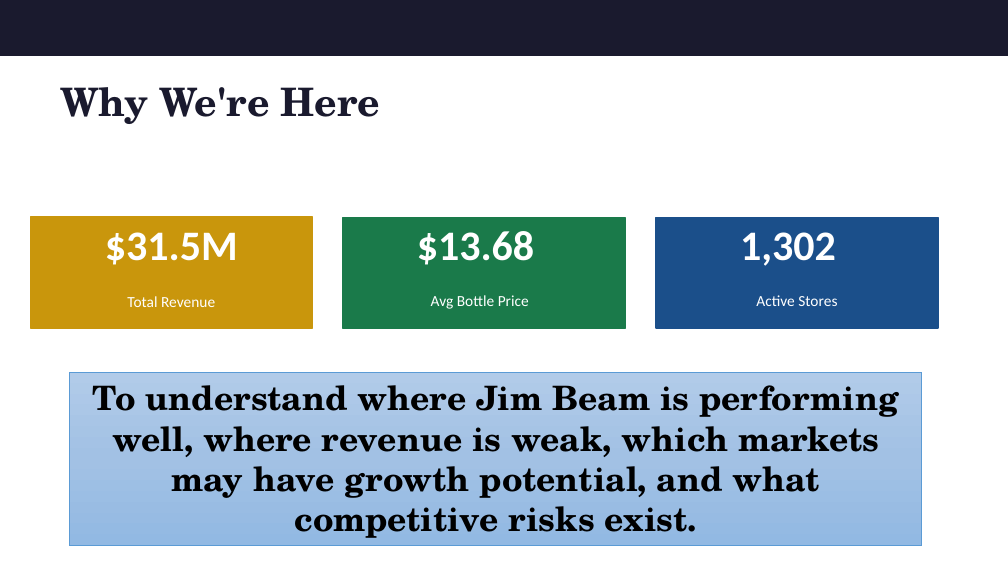
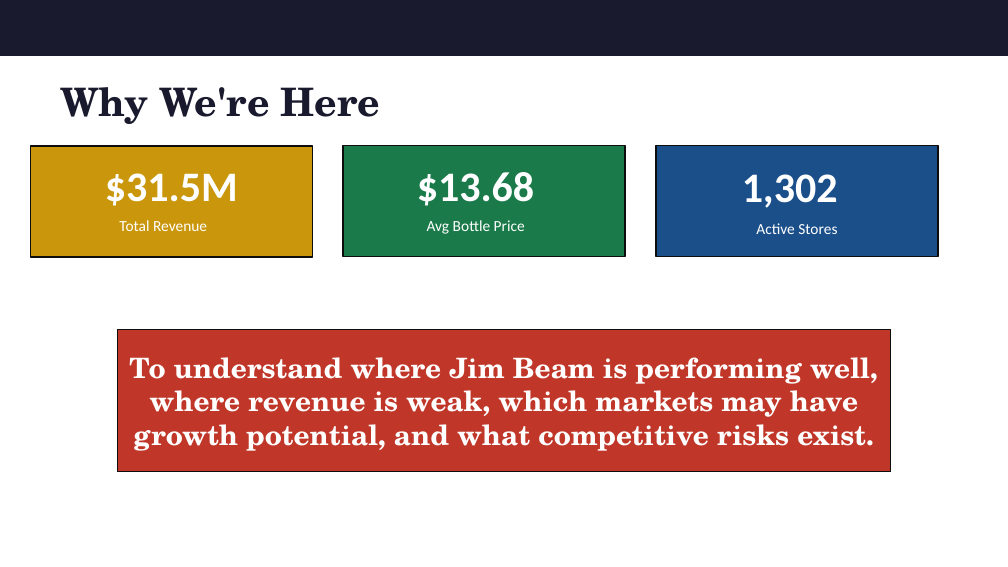
Before and after one commit to caglacelik-web/data-analytics, a slide deck: slide 2 of week-04/Capstone_1/Jim_Beam_5min.pptx. Drawn at 1008x567 pixels with LibreOffice and Linux fonts; fonts in the diff are those of the drawing. Boxes give left, top, right and bottom in pixels: in the first picture for what was removed or moved away, otherwise in the second. Text is boxed around its words. In the diff, an @@ line names an element or a change of style, - is before the commit and + after.

```diff
--- a/week-04/Capstone_1/Jim_Beam_5min.pptx
+++ b/week-04/Capstone_1/Jim_Beam_5min.pptx
@@ rectangle at <box>30,146,312,257</box>: outline #C9960C 1 pt to #0D0D0D 1 pt @@
@@ 2 rectangles, 1 text: place and size @@
-2 rectangles, 1 text at <box>30,217,837,329</box>
+2 rectangles, 1 text at <box>30,146,837,257</box>
@@ rectangle at <box>343,146,625,257</box>: outline #1A7A4A 1 pt to #0D0D0D 1 pt @@
@@ rectangle: place and size @@
-rectangle at <box>656,218,938,329</box>
+rectangle at <box>656,145,938,256</box>
@@ rectangle at <box>656,145,938,256</box>: outline #1B4F8A 1 pt to #0D0D0D 1 pt @@
@@ 3 texts: place and size @@
-3 texts at <box>105,231,836,266</box>
+3 texts at <box>105,172,838,208</box>
@@ text "Total Revenue": place and size @@
-text "Total Revenue" at <box>127,296,215,307</box>
+text "Total Revenue" at <box>119,220,207,231</box>
@@ text "Avg Bottle Price": place and size @@
-text "Avg Bottle Price" at <box>431,295,529,309</box>
+text "Avg Bottle Price" at <box>427,220,525,234</box>
@@ rectangle "To understand where Jim Beam ...": place and size @@
-rectangle "To understand where Jim Beam ..." at <box>70,372,921,545</box>
+rectangle "To understand where Jim Beam ..." at <box>118,330,891,472</box>
@@ rectangle "To understand where Jim Beam ..." at <box>118,330,891,472</box>: size 24 to 20 pt, text colour #000000 to #FFFFFF; vertical alignment top to middle; fill gradient #B1CBE9 to #A3C1E5 to #93B9E4 to #C03729; outline #5B9BD5 0.5 pt to #0D0D0D 1 pt @@
```
Also in this commit, not shown: 1 other slide changed, 1 slide added, 1 slide removed, 1 other file.
